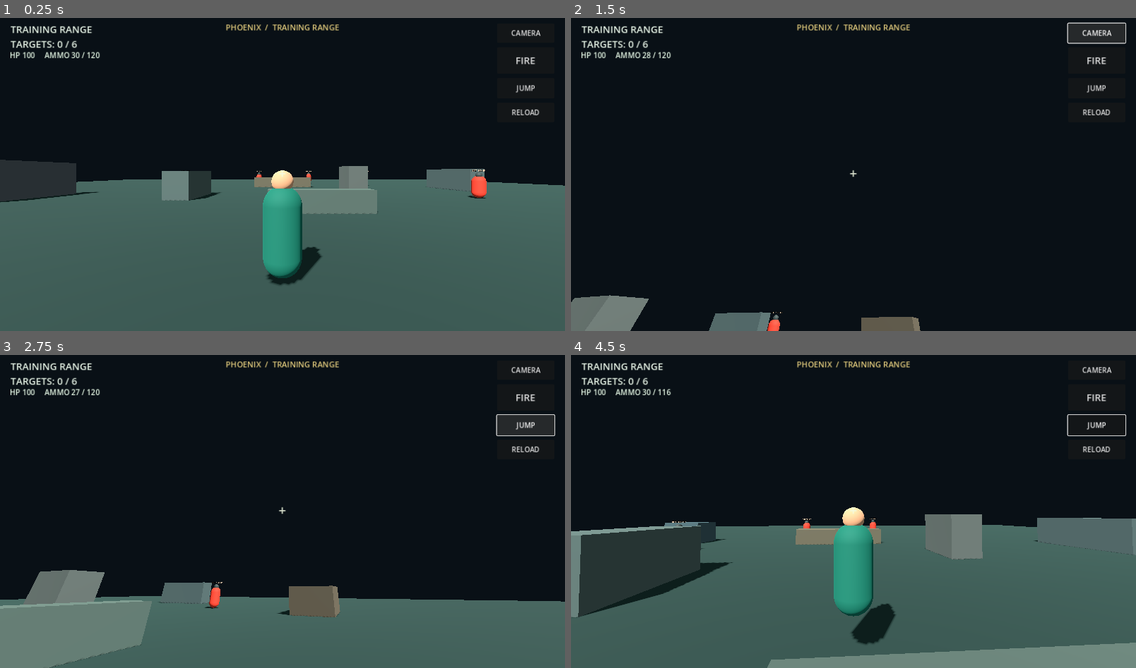
Above: before the commit, frames 1-4 (two rows, left to right).
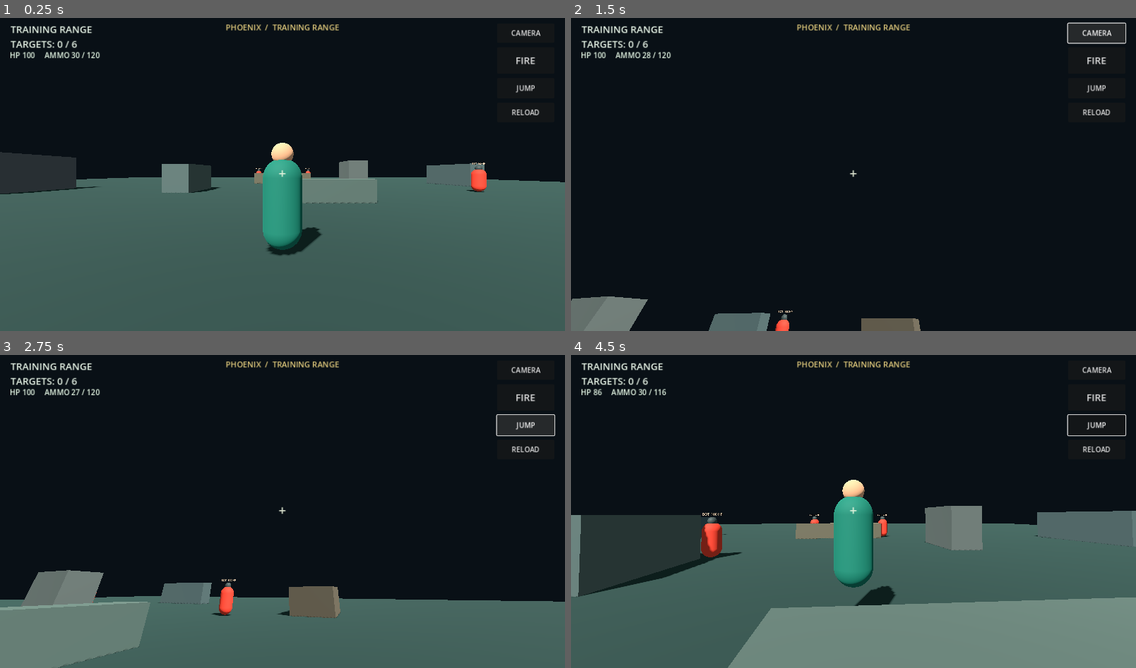
Above: after the commit, the same moments.

Repository: rannarmenu/project-phoenix-battle-royale
Game: Godot game, scene res://scenes/main.tscn
Same seed, same stepped clock (60 frames per second), same inputs: the game is played once before the commit and once after it.
Inputs (mouse positions are in pixels of both pictures, inside the frame that each line leads up to):
- Up to frame 1 (0.25 s): no input
- Up to frame 2 (1.5 s): click "FIRE" at 0.5 s; click "CAMERA" at 1.25 s
- Up to frame 3 (2.75 s): click "JUMP" at 2 s
- Up to frame 4 (4.5 s): tap Enter at 2.75 s; move the mouse to (881, 508) at 2.77 s; hold W (move_forward) from 2.78 s (still down); tap V at 2.85 s; click (881, 508) at 2.92 s; tap Space (jump) at 3.02, 3.77 s; move the mouse to (825, 511) at 3.52 s; tap R at 3.6 s; move the mouse to (864, 505) at 4.27 s; hold Shift from 4.28 s (still down)

The runs differ from the first frame. In frame 1, 4.8% of the frame differs, in the area x 0-100%, y 39-86%; in frame 2, 0.3%; in frame 3, 0.9%; in frame 4, 17%, in the area x 0-100%, y 10-100%.

Commit message:
Add camera collision, combat damage and mobile control fixes

Diff:
--- a/scripts/player.gd
+++ b/scripts/player.gd
@@ -12,6 +12,7 @@
 
 var camera: Camera3D
 var camera_pivot: Node3D
+var spring_arm: SpringArm3D
 var weapon: MeshInstance3D
 var touch_move_index := -1
 var touch_look_index := -1
@@ -24,10 +25,13 @@
 var ammo := 30
 var reserve_ammo := 120
 var health := 100
+var spawn_position := Vector3.ZERO
 var hud_label: Label
 
 func _ready() -> void:
 	is_mobile = OS.has_feature("android") or OS.has_feature("ios")
+	spawn_position = global_position
+	add_to_group("player")
 	_make_player_body()
 	_make_camera_and_weapon()
 	_configure_input()
@@ -76,11 +80,18 @@
 	camera_pivot.position = Vector3(0.0, 1.55, 0.0)
 	add_child(camera_pivot)
 
+	spring_arm = SpringArm3D.new()
+	spring_arm.name = "ThirdPersonSpringArm"
+	spring_arm.spring_length = 4.2
+	spring_arm.margin = 0.18
+	spring_arm.collision_mask = 1
+	camera_pivot.add_child(spring_arm)
+
 	camera = Camera3D.new()
 	camera.name = "PlayerCamera"
 	camera.current = true
 	camera.fov = 76.0
-	camera_pivot.add_child(camera)
+	spring_arm.add_child(camera)
 
 	weapon = MeshInstance3D.new()
 	weapon.name = "PrototypeRifle"
@@ -190,8 +201,10 @@
 			touch_move_index = event.index
 			touch_move_origin = event.position
 			touch_move_vector = Vector2.ZERO
-		elif event.position.x > view_size.x * 0.46 and event.position.y < view_size.y * 0.72 and touch_look_index == -1:
-			touch_look_index = event.index
+		else:
+			var touching_action_buttons := event.position.x >= view_size.x - 175.0 and event.position.y <= 260.0
+			if not touching_action_buttons and event.position.x > view_size.x * 0.46 and event.position.y < view_size.y * 0.82 and touch_look_index == -1:
+				touch_look_index = event.index
 	else:
 		if event.index == touch_move_index:
 			touch_move_index = -1
@@ -237,7 +250,8 @@
 func _update_camera_mode() -> void:
 	if not is_instance_valid(camera):
 		return
-	camera.position = Vector3(0.0, 0.0, 0.08) if first_person else Vector3(0.0, 0.55, 4.2)
+	spring_arm.spring_length = 0.0 if first_person else 4.2
+	camera.position = Vector3(0.0, 0.0, 0.08) if first_person else Vector3(0.48, 0.0, 0.0)
 	camera.fov = 82.0 if first_person else 74.0
 	weapon.visible = first_person
 	for node in get_children():
@@ -263,6 +277,14 @@
 		if is_instance_valid(collider) and collider.has_method("take_damage"):
 			collider.call("take_damage", 34.0)
 
+func take_damage(amount: int) -> void:
+	health = maxi(0, health - amount)
+	if health <= 0:
+		health = 100
+		global_position = spawn_position
+		velocity = Vector3.ZERO
+	_update_hud()
+
 func _reload() -> void:
 	if ammo >= 30 or reserve_ammo <= 0:
 		return
